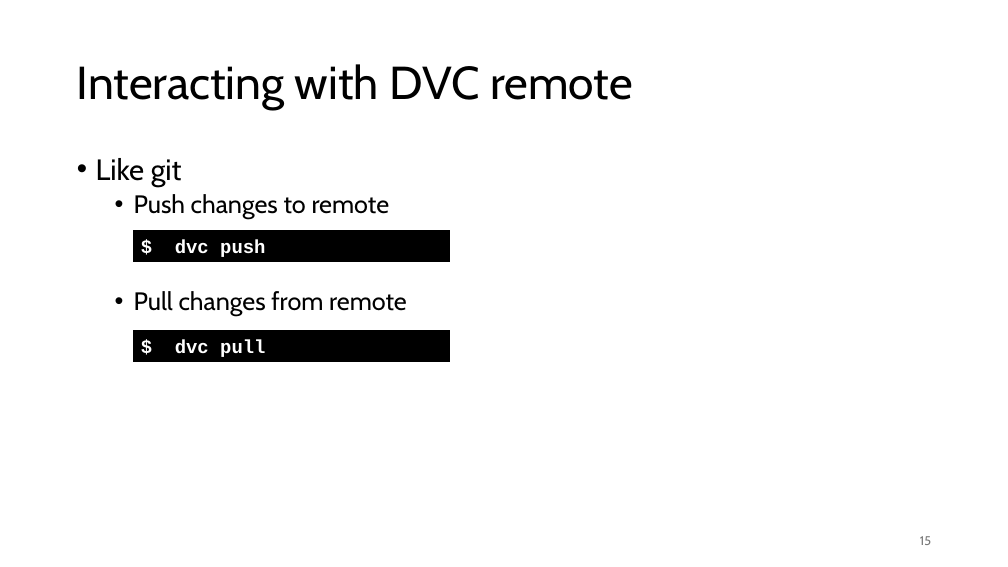
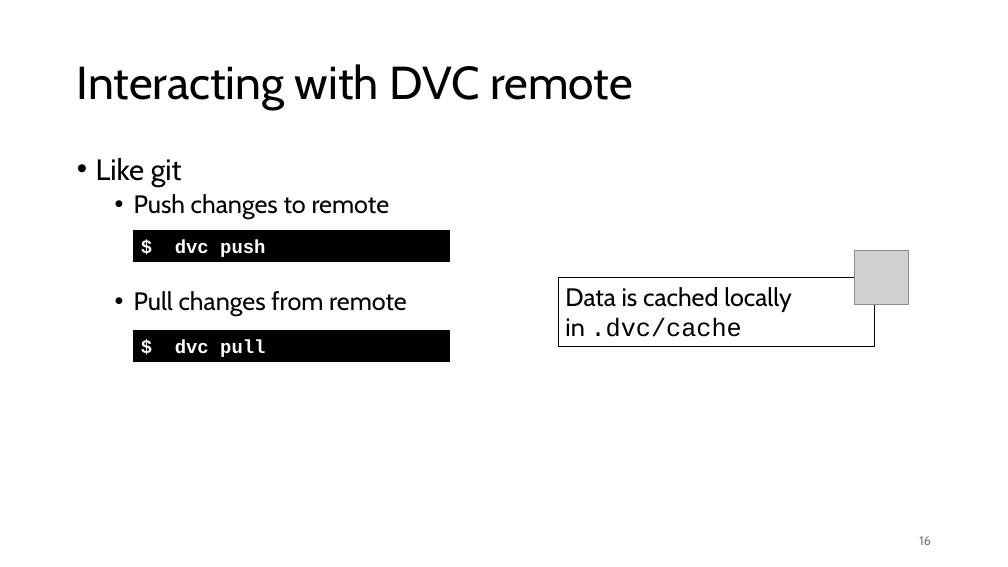
Before and after one commit to gjbex/MLOps-on-HPC, a slide deck: slide 16 of mlops_on_hpc.pptx (slide 15 before the commit). Drawn at 1008x567 pixels with LibreOffice and Linux fonts; fonts in the diff are those of the drawing; grey boxes stand for pictures. Boxes give left, top, right and bottom in pixels: in the first picture for what was removed or moved away, otherwise in the second. Text is boxed around its words. In the diff, an @@ line names an element or a change of style, - is before the commit and + after.

Commit message:
Add DVC data pipeline section

```diff
--- a/mlops_on_hpc.pptx
+++ b/mlops_on_hpc.pptx
@@ picture added at [854,250,908,304] @@
@@ rectangle added at [558,278,875,346], outline #000000 0.75 pt, 24 pt, text #000000 @@
+Data is cached locally in .dvc/cache
@@ page number at [919,536,931,545]: text changed @@
-15
+16
```
Also in this commit, not shown: 4 other slides changed, 12 slides added, 2 slides removed.
